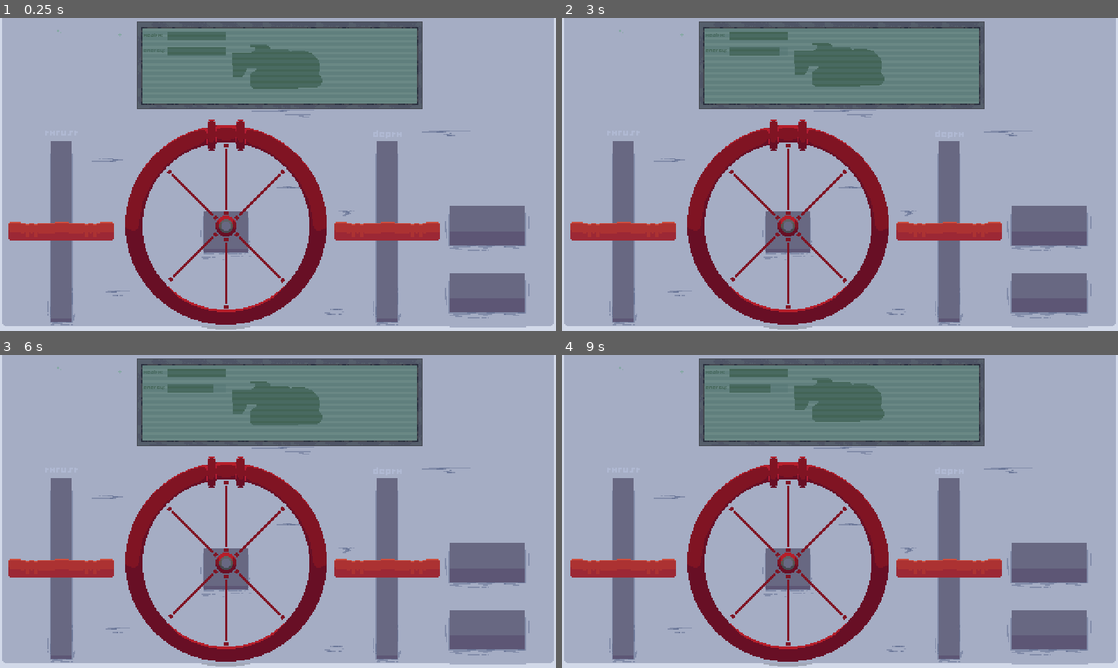
Above: before the commit, frames 1-4 (two rows, left to right).
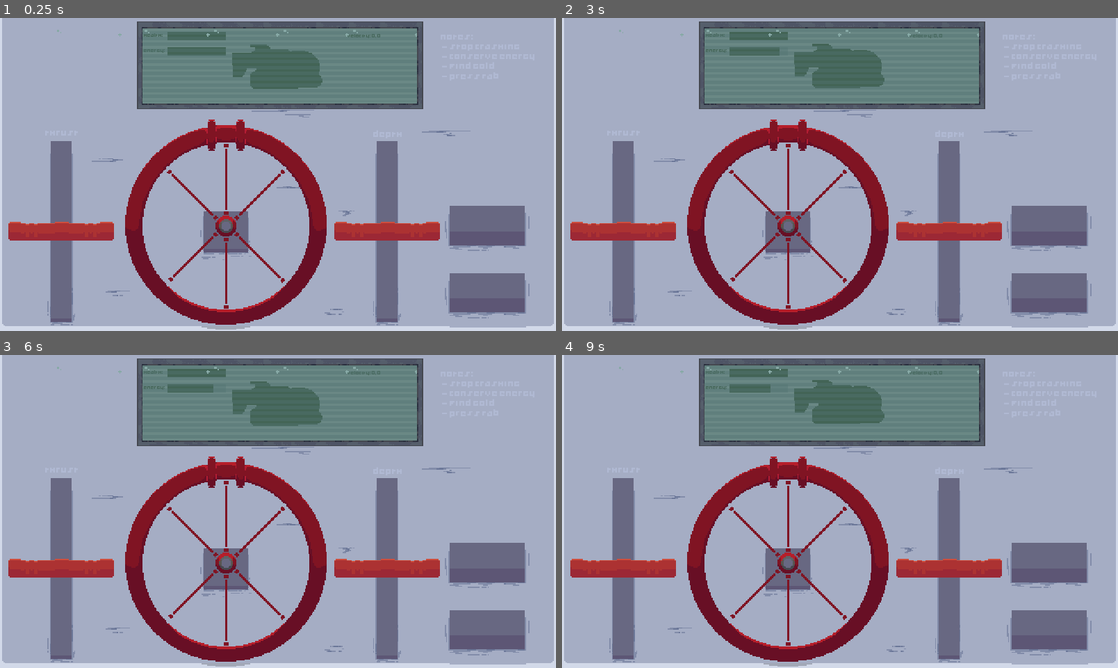
Above: after the commit, the same moments.

Repository: creikey/Podmornica
Game: Godot game, scene res://Main.tscn
The game is run twice, just before and just after one commit, with the same random seed, the same clock (stepped at 60 frames per second) and the same inputs.
Inputs (mouse positions are in pixels of both pictures, inside the frame that each line leads up to):
- Up to frame 1 (0.25 s): no input
- Up to frame 2 (3 s): tap Enter at 0.5, 2 s; move the mouse to (962, 158) at 0.52 s; press the mouse at (962, 158) at 0.53 s; tap Space at 1.25, 2.75 s; move the mouse to (728, 190) at 1.27 s; release the mouse at (728, 190) at 1.28 s; tap Tab (g_toggle_controls) at 1.35, 2.85 s; move the mouse to (895, 105) at 2.02 s; press the mouse at (895, 105) at 2.03 s; move the mouse to (812, 237) at 2.77 s; release the mouse at (812, 237) at 2.78 s
- Up to frame 3 (6 s): tap Enter at 3.5 s; move the mouse to (444, 558) at 3.52 s; press the mouse at (444, 558) at 3.53 s; tap Space at 4.25 s; move the mouse to (111, 464) at 4.27 s; release the mouse at (111, 464) at 4.28 s; tap Tab (g_toggle_controls) at 4.35, 5.85 s; move the mouse to (305, 511) at 5.02 s; press the mouse at (305, 511) at 5.03 s; move the mouse to (194, 433) at 5.77 s; release the mouse at (194, 433) at 5.78 s
- Up to frame 4 (9 s): move the mouse to (962, 495) at 6.52 s; press the mouse at (962, 495) at 6.53 s; move the mouse to (728, 527) at 7.27 s; release the mouse at (728, 527) at 7.28 s; tap Tab (g_toggle_controls) at 7.35, 8.85 s; move the mouse to (895, 442) at 8.02 s; press the mouse at (895, 442) at 8.03 s; move the mouse to (812, 574) at 8.77 s; release the mouse at (812, 574) at 8.78 s

The runs differ from the first frame. In frame 1, 0.1% of the frame differs, in the area x 24-77%, y 1-30%; in frame 2, 0.3%; in frame 3, 0.2%; in frame 4, 0.4%.

Commit message:
Add ending screen and velocity in GUI

Diff:
--- /dev/null
+++ b/src/Lose.tscn
@@ -0,0 +1,49 @@
+[gd_scene load_steps=3 format=2]
+
+[ext_resource path="res://title-font.tres" type="DynamicFont" id=1]
+
+[sub_resource type="GDScript" id=1]
+script/source = "extends Button
+
+
+
+func _on_TryAgainButton_pressed():
+	get_tree().change_scene(\"res://Main.tscn\")
+"
+
+[node name="Lose" type="Node2D"]
+
+[node name="CanvasLayer" type="CanvasLayer" parent="."]
+
+[node name="ColorRect" type="ColorRect" parent="CanvasLayer"]
+anchor_right = 1.0
+anchor_bottom = 1.0
+color = Color( 0, 0, 0, 1 )
+__meta__ = {
+"_edit_use_anchors_": false
+}
+
+[node name="Label" type="Label" parent="CanvasLayer"]
+anchor_right = 1.0
+anchor_bottom = 1.0
+custom_fonts/font = ExtResource( 1 )
+text = "You blew up."
+align = 1
+valign = 1
+__meta__ = {
+"_edit_use_anchors_": false
+}
+
+[node name="TryAgainButton" type="Button" parent="CanvasLayer"]
+anchor_top = 1.0
+anchor_right = 1.0
+anchor_bottom = 1.0
+margin_top = -342.0
+custom_fonts/font = ExtResource( 1 )
+text = "Try Again"
+flat = true
+script = SubResource( 1 )
+__meta__ = {
+"_edit_use_anchors_": false
+}
+[connection signal="pressed" from="CanvasLayer/TryAgainButton" to="CanvasLayer/TryAgainButton" method="_on_TryAgainButton_pressed"]
--- a/src/nodes/gui/GUI.tscn
+++ b/src/nodes/gui/GUI.tscn
@@ -18,6 +18,8 @@
 [ext_resource path="res://nodes/gui/HealthBar.gd" type="Script" id=16]
 [ext_resource path="res://nodes/gui/EnergyBar.gd" type="Script" id=17]
 [ext_resource path="res://nodes/gui/SubmarineDisplay.gd" type="Script" id=18]
+[ext_resource path="res://nodes/gui/sprites/main-screen-frame.png" type="Texture" id=19]
+[ext_resource path="res://nodes/gui/VelocityLabel.gd" type="Script" id=20]
 
 [sub_resource type="DynamicFont" id=2]
 size = 46
@@ -71,11 +73,6 @@
 visible = false
 scale = Vector2( 4, 4 )
 texture = ExtResource( 9 )
-centered = false
-
-[node name="Bubbles" type="Sprite" parent="."]
-scale = Vector2( 4, 4 )
-texture = ExtResource( 11 )
 centered = false
 
 [node name="ThrustLabel" type="Label" parent="."]
@@ -106,9 +103,26 @@
 "_edit_use_anchors_": false
 }
 
+[node name="NotesLabel" type="Label" parent="."]
+margin_left = 1521.0
+margin_top = 50.0
+margin_right = 1792.0
+margin_bottom = 306.0
+theme = ExtResource( 14 )
+custom_fonts/font = SubResource( 2 )
+custom_colors/font_color = Color( 0.689026, 0.724922, 0.828125, 1 )
+text = "NOTES:
+ - STOP CRASHING
+ - CONSERVE ENERGY
+ - FIND GOLD
+ - press tab"
+__meta__ = {
+"_edit_use_anchors_": false
+}
+
 [node name="MainPanel" type="Node2D" parent="."]
 
-[node name="MainDisplayFrame" type="Sprite" parent="MainPanel"]
+[node name="MainDisplayBack" type="Sprite" parent="MainPanel"]
 position = Vector2( 472.121, 10.9654 )
 scale = Vector2( 4, 4 )
 texture = ExtResource( 10 )
@@ -174,6 +188,18 @@
 "_edit_use_anchors_": false
 }
 
+[node name="VelocityLabel" type="Label" parent="MainPanel"]
+margin_left = 1200.0
+margin_top = 54.7368
+margin_right = 1369.0
+margin_bottom = 71.7368
+theme = ExtResource( 14 )
+text = "Velocity: (0.0, 1.5)"
+script = ExtResource( 20 )
+__meta__ = {
+"_edit_use_anchors_": false
+}
+
 [node name="MainDisplayFlicker" type="Sprite" parent="MainPanel"]
 modulate = Color( 1, 1, 1, 0.415686 )
 position = Vector2( 966, 161 )
@@ -182,3 +208,13 @@
 region_enabled = true
 region_rect = Rect2( 0, 0, 237, 63 )
 script = ExtResource( 13 )
+
+[node name="Frame" type="Sprite" parent="MainPanel"]
+position = Vector2( 967, 163 )
+scale = Vector2( 4, 4 )
+texture = ExtResource( 19 )
+
+[node name="Bubbles" type="Sprite" parent="."]
+scale = Vector2( 4, 4 )
+texture = ExtResource( 11 )
+centered = false
--- a/src/nodes/gui/SubmarineDisplay.gd
+++ b/src/nodes/gui/SubmarineDisplay.gd
@@ -11,4 +11,4 @@
 func _process(delta):
 	time += delta
 	rotation = player_state.rotation
-	global_position.y = initial_y + bob_noise.get_noise_1d(time*10.0)*70.0
+	global_position.y = initial_y + bob_noise.get_noise_1d(time*10.0)*30.0
--- /dev/null
+++ b/src/nodes/gui/VelocityLabel.gd
@@ -0,0 +1,6 @@
+extends Label
+
+const player_state = preload("res://player_state.tres")
+
+func _process(delta):
+	text = str("velocity: ", stepify(player_state.vel.x, 0.1), ", ", stepify(player_state.vel.y*-1.0, 0.1))
--- a/src/nodes/player/PlayerState.gd
+++ b/src/nodes/player/PlayerState.gd
@@ -6,3 +6,4 @@
 var health: float = 100.0
 var viewing_controls: bool = true
 var rotation: float = 0.0
+var vel: Vector2 = Vector2()
--- a/src/nodes/player/Submarine.gd
+++ b/src/nodes/player/Submarine.gd
@@ -22,6 +22,13 @@
 var vel: Vector2 = Vector2()
 
 func _ready():
+	player_state.controls = Vector2()
+	player_state.rotation_controls = 0.0
+	player_state.energy = 100.0
+	player_state.health = 100.0
+	player_state.viewing_controls = true
+	player_state.rotation = 0.0
+	player_state.vel = Vector2()
 	randomize()
 
 func _process(delta):
@@ -57,6 +64,8 @@
 
 	vel = move_and_slide(vel)
 
+	player_state.vel = vel
+
 	# crash detection
 	for i in range(get_slide_count()):
 		var intensity: float = get_slide_collision(i).travel.length()
@@ -71,3 +80,6 @@
 
 	vel.x = clamp(vel.x, -max_horizontal_velocity, max_horizontal_velocity)
 	vel.y = clamp(vel.y, -max_vertical_velocity, max_vertical_velocity)
+
+	if player_state.health <= 0.1:
+		get_tree().change_scene("res://Lose.tscn")
--- /dev/null
+++ b/src/title-font.tres
@@ -0,0 +1,7 @@
+[gd_resource type="DynamicFont" load_steps=2 format=2]
+
+[ext_resource path="res://media/game over.ttf" type="DynamicFontData" id=1]
+
+[resource]
+size = 72
+font_data = ExtResource( 1 )
Not shown: 1 places in src/nodes/gui/GUI.tscn that only renumber resources
Binary file added: src/nodes/gui/sprites/main-screen-frame.png
Not shown, added: src/nodes/gui/sprites/main-screen-frame.png.import
